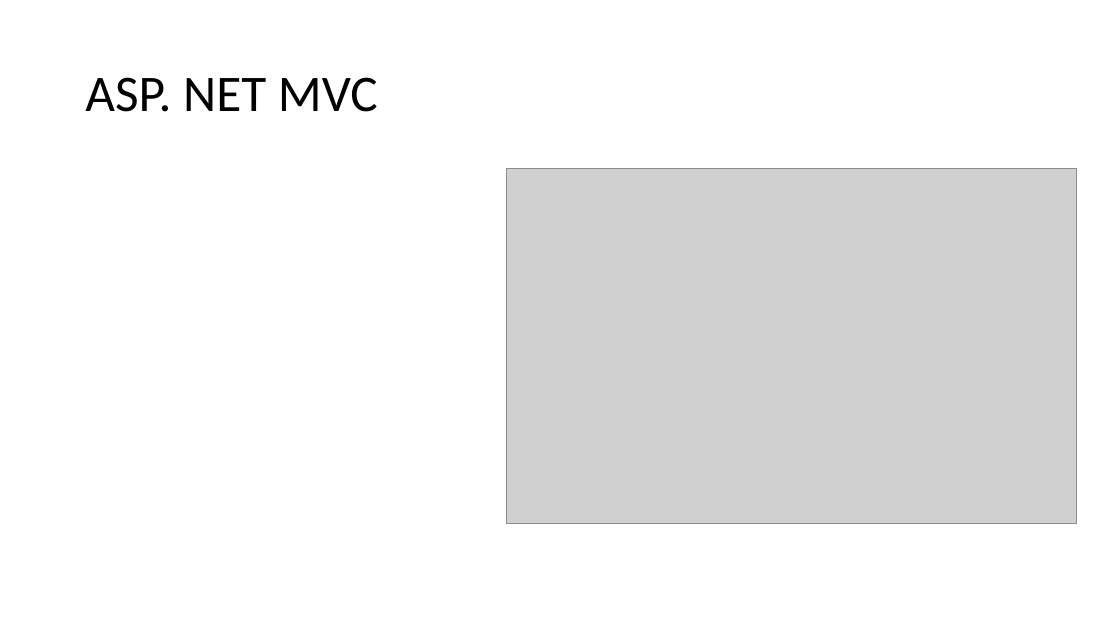
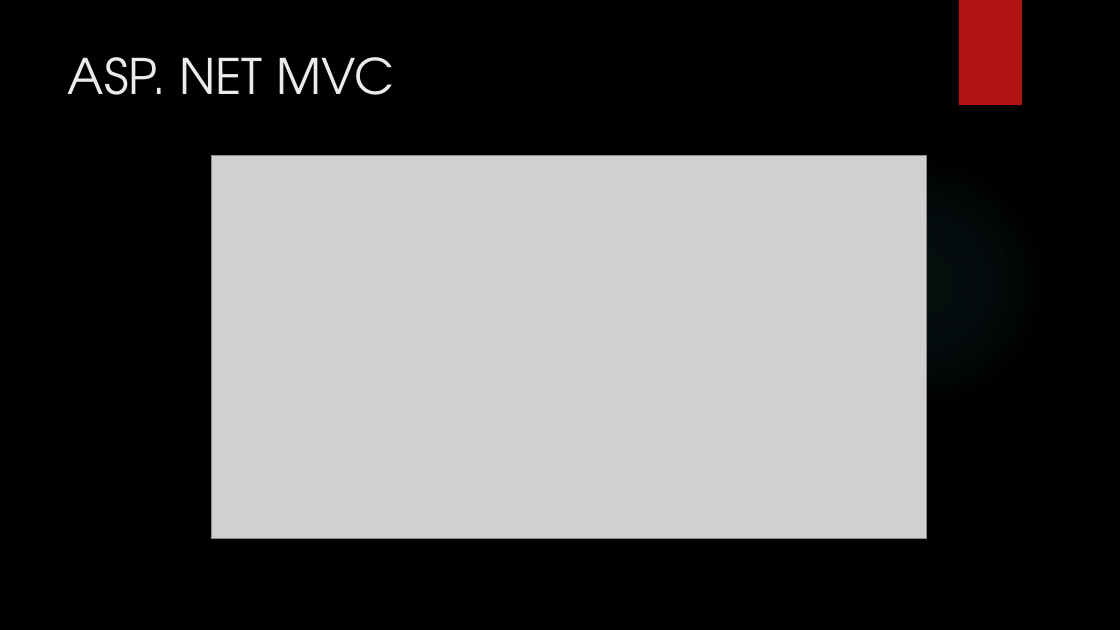
Before and after one commit to leolana/AspnetMvcLab, a slide deck: slide 6 of Presentation/AspNetMvc.pptx (slide 5 before the commit). Drawn at 1120x630 pixels with LibreOffice and Linux fonts; fonts in the diff are those of the drawing; grey boxes stand for pictures; background and template pictures are left out. Boxes give left, top, right and bottom in pixels: in the first picture for what was removed or moved away, otherwise in the second. Text is boxed around its words. In the diff, an @@ line names an element or a change of style, - is before the commit and + after.

```diff
--- a/Presentation/AspNetMvc.pptx
+++ b/Presentation/AspNetMvc.pptx
@@ background #FFFFFF to picture (left out) @@
@@ rectangle added at <box>959,0,1022,105</box>, fill #B01513 @@
@@ title "ASP. NET MVC": place and size @@
-title "ASP. NET MVC" at <box>85,77,378,112</box>
+title "ASP. NET MVC" at <box>68,57,394,95</box>
@@ title "ASP. NET MVC" at <box>68,57,394,95</box>: size 44 to 42 pt, font Calibri to TeX Gyre Adventor, text colour #000000 to #EBEBEB; line spacing 0.9 to 1; vertical alignment middle to top @@
@@ picture: place and size @@
-picture at <box>507,169,1077,523</box>
+picture at <box>211,155,926,539</box>
@@ ellipse added at <box>791,154,1049,413</box>, fill gradient #50B9C1 @@
```
Also in this commit, not shown: 10 other slides changed, 12 slides added, 6 slides removed.
